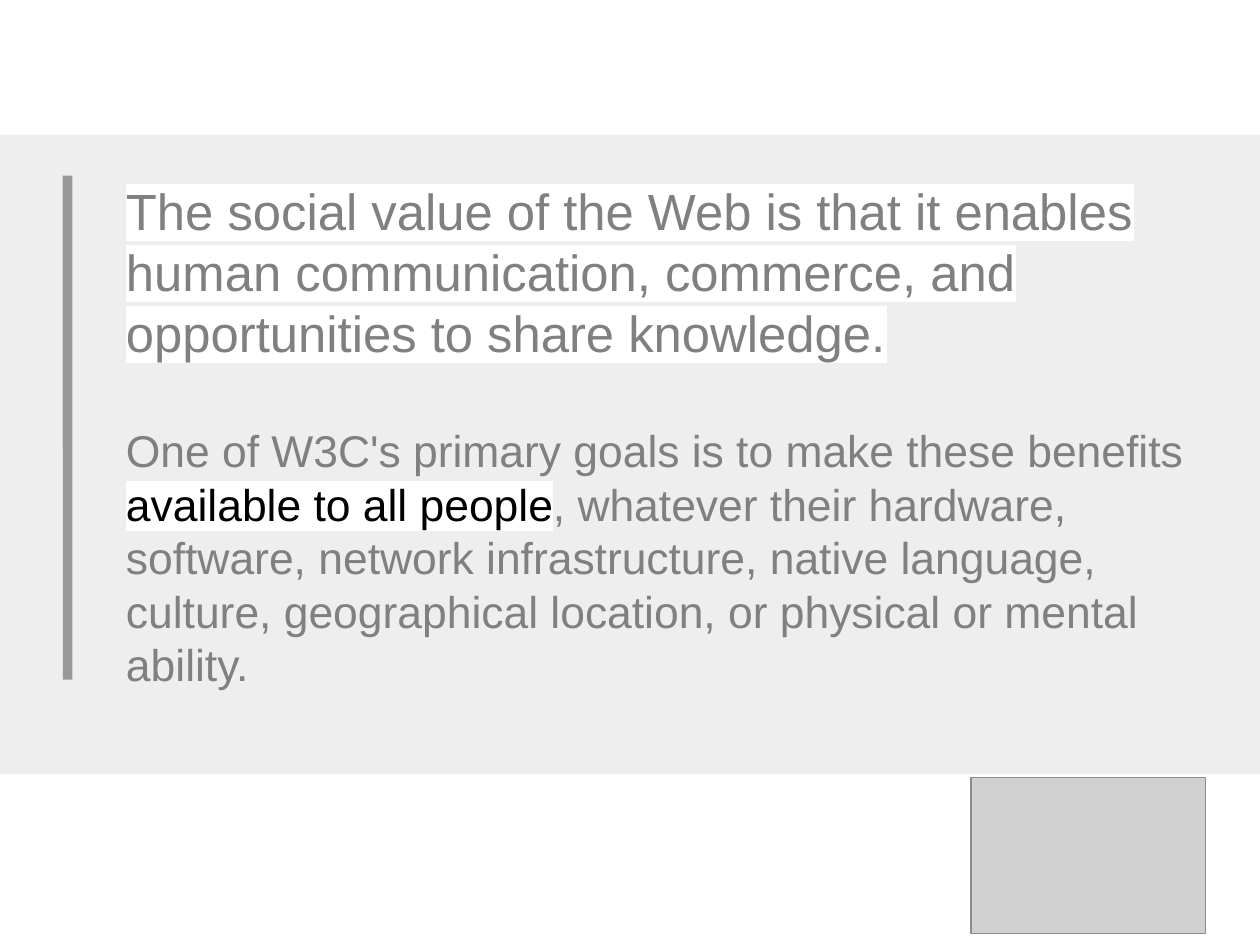
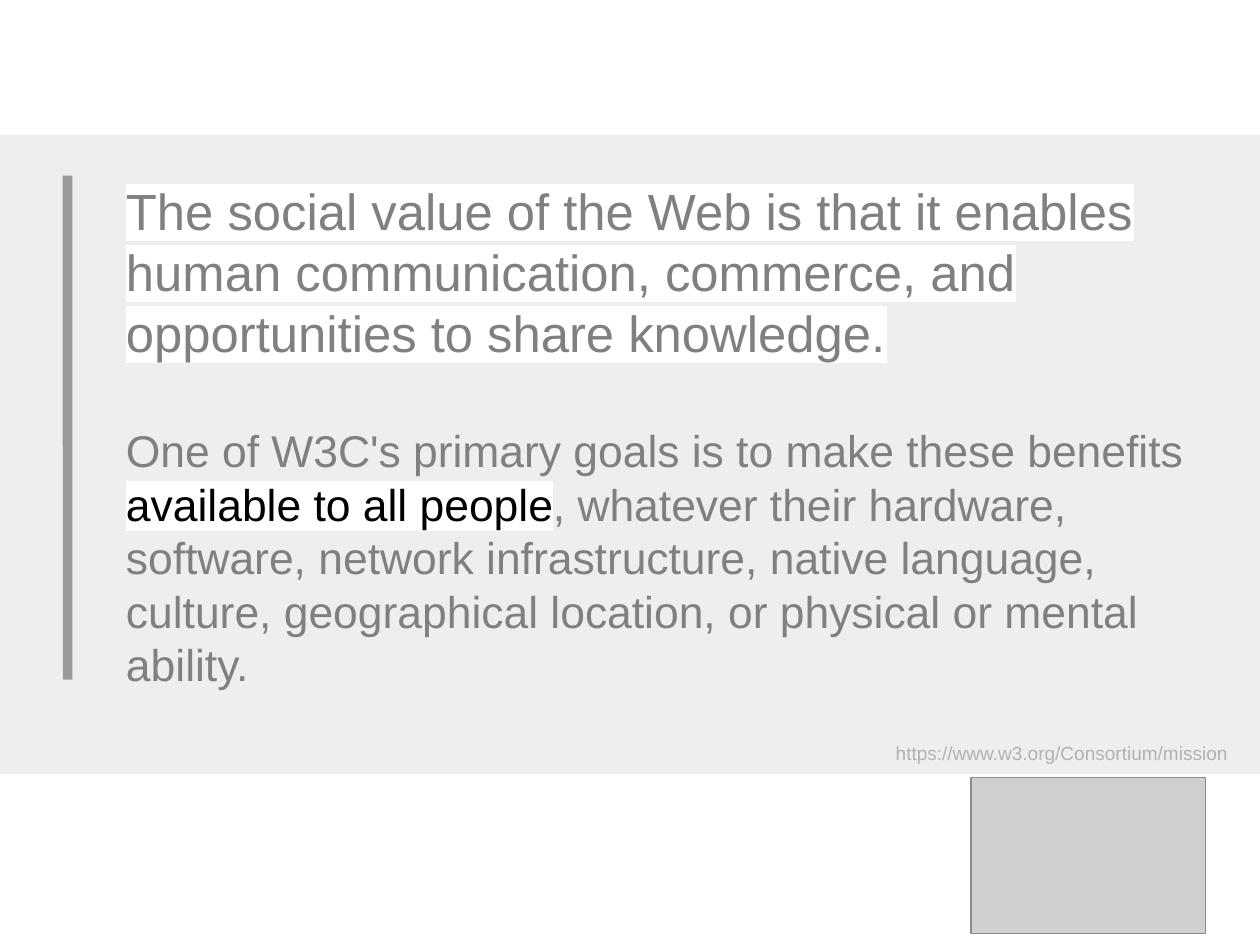
Before and after one commit to gonzalo-bulnes/getting-started-with-accessibility-using-react, a slide deck: slide 1 of src/preso.odp. Drawn at 1260x945 pixels with LibreOffice and Linux fonts; fonts in the diff are those of the drawing; grey boxes stand for pictures; background and template pictures are left out. Boxes give left, top, right and bottom in pixels: in the first picture for what was removed or moved away, otherwise in the second. Text is boxed around its words. In the diff, an @@ line names an element or a change of style, - is before the commit and + after.

```diff
--- a/src/preso.odp
+++ b/src/preso.odp
@@ title added at [896, 746, 1228, 764], 12 pt, text #B2B2B2 @@
+https://www.w3.org/Consortium/mission
```
Also in this commit, not shown: 2 other slides changed.
